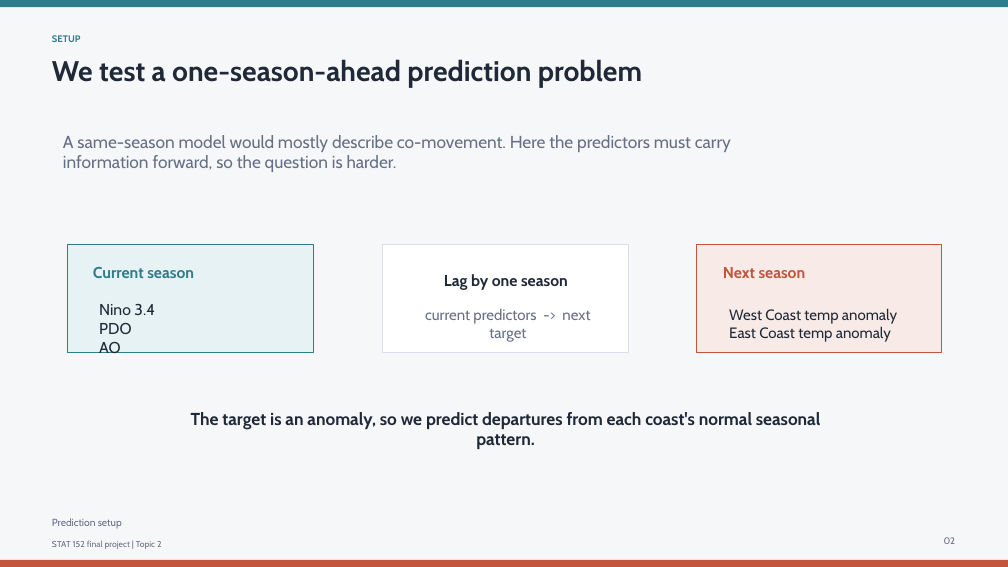
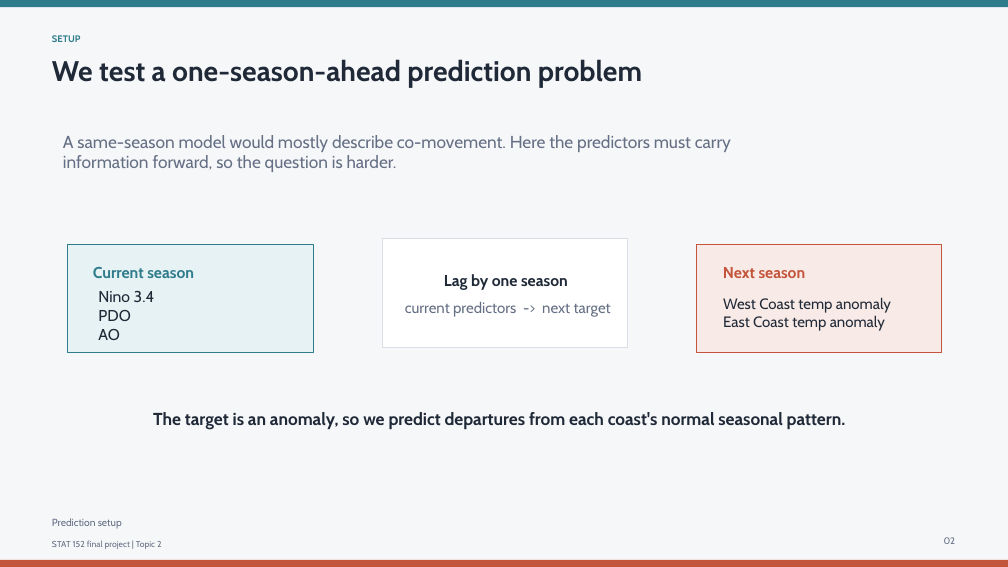
Before and after one commit to Cumuifreer/ucla-stats-152-final-project-topic2, a slide deck: slide 2 of coastal-temperature-prediction.pptx. Drawn at 1008x567 pixels with LibreOffice and Linux fonts; fonts in the diff are those of the drawing. Boxes give left, top, right and bottom in pixels: in the first picture for what was removed or moved away, otherwise in the second. Text is boxed around its words. In the diff, an @@ line names an element or a change of style, - is before the commit and + after.

```diff
--- a/coastal-temperature-prediction.pptx
+++ b/coastal-temperature-prediction.pptx
@@ rectangle: place and size @@
-rectangle at (383, 244, 628, 353)
+rectangle at (382, 239, 628, 348)
@@ text "Nino 3.4": place and size @@
-text "Nino 3.4" at (99, 304, 155, 353)
+text "Nino 3.4" at (98, 291, 155, 340)
@@ text "current predictors -> next target" rewrapped from (425, 309, 590, 342) to (405, 302, 611, 317) @@
@@ text "West Coast temp anomaly": place and size @@
-text "West Coast temp anomaly" at (729, 308, 897, 342)
+text "West Coast temp anomaly" at (723, 297, 891, 331)
@@ text "The target is an anomaly, ..." rewrapped from (191, 412, 820, 429) to (153, 412, 846, 429) @@
```
Also in this commit, not shown: 3 other slides changed, 5 other files.
